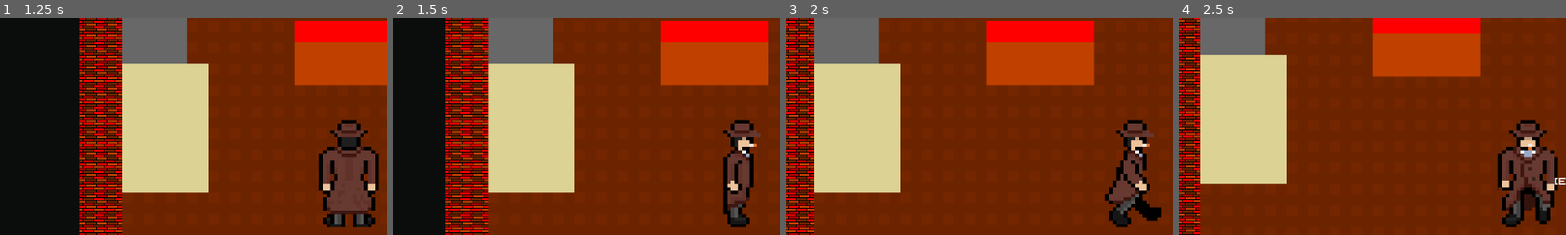
Above: before the commit, frames 1-4 (left to right).
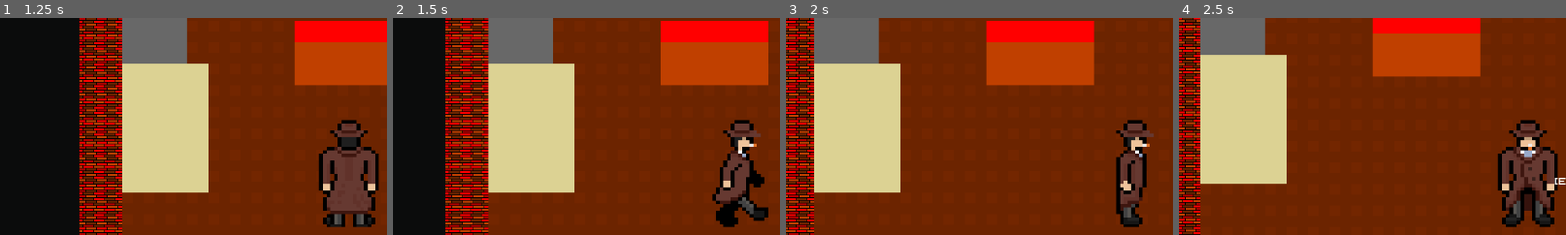
Above: after the commit, the same moments.

Repository: HuskyGameDev/2024f-team12
Game: Godot game, scene res://Scenes/main_menu.tscn
Same seed, same stepped clock (60 frames per second), same inputs: the game is played once before the commit and once after it.
Inputs:
- Up to frame 1 (1.25 s): click "Start Game" at 0.5 s
- Up to frame 2 (1.5 s): tap E (primary_action) at 1.25 s; hold D (right) from 1.28 s (still down); hold E (primary_action) from 1.28 s (still down)
- Up to frame 3 (2 s): keep holding D (right); keep holding E (primary_action)
- Up to frame 4 (2.5 s): release D (right) at 2.03 s; release E (primary_action) at 2.03 s; hold S (down) from 2.03 s (still down); tap E (primary_action) at 2.1 s
The pictures show only the part of the screen within x 5-55%, y 14-64%; the shares and areas given below are measured in that part.

Frame 1 is identical in both runs. In frame 2, 2.4% of the frame differs, in the area x 82-97%, y 60-97%; in frame 3, 2.2%; in frame 4, 0.7%.

Commit message:
Movement fixed
Fixed the issues of gliding diagonally, overly long pauses in animations, and animations continuing to play when a dialogue is in progress.

Diff:
--- a/Scenes/Characters/Player/Player.tscn
+++ b/Scenes/Characters/Player/Player.tscn
@@ -23,85 +23,73 @@
 atlas = ExtResource("6_15ekx")
 region = Rect2(0, 192, 32, 64)
 
+[sub_resource type="AtlasTexture" id="AtlasTexture_g4yr7"]
+atlas = ExtResource("6_15ekx")
+region = Rect2(32, 0, 32, 64)
+
+[sub_resource type="AtlasTexture" id="AtlasTexture_ma7n8"]
+atlas = ExtResource("6_15ekx")
+region = Rect2(64, 0, 32, 64)
+
+[sub_resource type="AtlasTexture" id="AtlasTexture_6da4l"]
+atlas = ExtResource("6_15ekx")
+region = Rect2(96, 0, 32, 64)
+
+[sub_resource type="AtlasTexture" id="AtlasTexture_dxeg5"]
+atlas = ExtResource("6_15ekx")
+region = Rect2(128, 0, 32, 64)
+
 [sub_resource type="AtlasTexture" id="AtlasTexture_cygdh"]
 atlas = ExtResource("6_15ekx")
 region = Rect2(0, 0, 32, 64)
 
-[sub_resource type="AtlasTexture" id="AtlasTexture_g4yr7"]
-atlas = ExtResource("6_15ekx")
-region = Rect2(32, 0, 32, 64)
-
-[sub_resource type="AtlasTexture" id="AtlasTexture_ma7n8"]
-atlas = ExtResource("6_15ekx")
-region = Rect2(64, 0, 32, 64)
-
-[sub_resource type="AtlasTexture" id="AtlasTexture_6da4l"]
-atlas = ExtResource("6_15ekx")
-region = Rect2(96, 0, 32, 64)
-
-[sub_resource type="AtlasTexture" id="AtlasTexture_dxeg5"]
-atlas = ExtResource("6_15ekx")
-region = Rect2(128, 0, 32, 64)
+[sub_resource type="AtlasTexture" id="AtlasTexture_pmp6m"]
+atlas = ExtResource("6_15ekx")
+region = Rect2(32, 64, 32, 64)
+
+[sub_resource type="AtlasTexture" id="AtlasTexture_sec5f"]
+atlas = ExtResource("6_15ekx")
+region = Rect2(64, 64, 32, 64)
+
+[sub_resource type="AtlasTexture" id="AtlasTexture_x71ot"]
+atlas = ExtResource("6_15ekx")
+region = Rect2(96, 64, 32, 64)
 
 [sub_resource type="AtlasTexture" id="AtlasTexture_t2dux"]
 atlas = ExtResource("6_15ekx")
 region = Rect2(0, 64, 32, 64)
 
-[sub_resource type="AtlasTexture" id="AtlasTexture_pmp6m"]
-atlas = ExtResource("6_15ekx")
-region = Rect2(32, 64, 32, 64)
-
-[sub_resource type="AtlasTexture" id="AtlasTexture_sec5f"]
-atlas = ExtResource("6_15ekx")
-region = Rect2(64, 64, 32, 64)
-
-[sub_resource type="AtlasTexture" id="AtlasTexture_x71ot"]
-atlas = ExtResource("6_15ekx")
-region = Rect2(96, 64, 32, 64)
-
-[sub_resource type="AtlasTexture" id="AtlasTexture_fark8"]
-atlas = ExtResource("6_15ekx")
-region = Rect2(128, 64, 32, 64)
+[sub_resource type="AtlasTexture" id="AtlasTexture_8skia"]
+atlas = ExtResource("6_15ekx")
+region = Rect2(32, 128, 32, 64)
+
+[sub_resource type="AtlasTexture" id="AtlasTexture_wcvq2"]
+atlas = ExtResource("6_15ekx")
+region = Rect2(64, 128, 32, 64)
+
+[sub_resource type="AtlasTexture" id="AtlasTexture_1lf7r"]
+atlas = ExtResource("6_15ekx")
+region = Rect2(96, 128, 32, 64)
 
 [sub_resource type="AtlasTexture" id="AtlasTexture_k4i15"]
 atlas = ExtResource("6_15ekx")
 region = Rect2(0, 128, 32, 64)
 
-[sub_resource type="AtlasTexture" id="AtlasTexture_8skia"]
-atlas = ExtResource("6_15ekx")
-region = Rect2(32, 128, 32, 64)
-
-[sub_resource type="AtlasTexture" id="AtlasTexture_wcvq2"]
-atlas = ExtResource("6_15ekx")
-region = Rect2(64, 128, 32, 64)
-
-[sub_resource type="AtlasTexture" id="AtlasTexture_1lf7r"]
-atlas = ExtResource("6_15ekx")
-region = Rect2(96, 128, 32, 64)
-
-[sub_resource type="AtlasTexture" id="AtlasTexture_eul56"]
-atlas = ExtResource("6_15ekx")
-region = Rect2(128, 128, 32, 64)
+[sub_resource type="AtlasTexture" id="AtlasTexture_gyi7u"]
+atlas = ExtResource("6_15ekx")
+region = Rect2(32, 192, 32, 64)
+
+[sub_resource type="AtlasTexture" id="AtlasTexture_87ouv"]
+atlas = ExtResource("6_15ekx")
+region = Rect2(64, 192, 32, 64)
+
+[sub_resource type="AtlasTexture" id="AtlasTexture_6wbow"]
+atlas = ExtResource("6_15ekx")
+region = Rect2(96, 192, 32, 64)
 
 [sub_resource type="AtlasTexture" id="AtlasTexture_11i15"]
 atlas = ExtResource("6_15ekx")
 region = Rect2(0, 192, 32, 64)
-
-[sub_resource type="AtlasTexture" id="AtlasTexture_gyi7u"]
-atlas = ExtResource("6_15ekx")
-region = Rect2(32, 192, 32, 64)
-
-[sub_resource type="AtlasTexture" id="AtlasTexture_87ouv"]
-atlas = ExtResource("6_15ekx")
-region = Rect2(64, 192, 32, 64)
-
-[sub_resource type="AtlasTexture" id="AtlasTexture_6wbow"]
-atlas = ExtResource("6_15ekx")
-region = Rect2(96, 192, 32, 64)
-
-[sub_resource type="AtlasTexture" id="AtlasTexture_t6lib"]
-atlas = ExtResource("6_15ekx")
-region = Rect2(128, 192, 32, 64)
 
 [sub_resource type="SpriteFrames" id="SpriteFrames_xm8wp"]
 animations = [{
@@ -156,19 +144,19 @@
 }, {
 "frames": [{
 "duration": 1.0,
+"texture": SubResource("AtlasTexture_g4yr7")
+}, {
+"duration": 1.0,
+"texture": SubResource("AtlasTexture_ma7n8")
+}, {
+"duration": 1.0,
+"texture": SubResource("AtlasTexture_6da4l")
+}, {
+"duration": 1.0,
+"texture": SubResource("AtlasTexture_dxeg5")
+}, {
+"duration": 1.0,
 "texture": SubResource("AtlasTexture_cygdh")
-}, {
-"duration": 1.0,
-"texture": SubResource("AtlasTexture_g4yr7")
-}, {
-"duration": 1.0,
-"texture": SubResource("AtlasTexture_ma7n8")
-}, {
-"duration": 1.0,
-"texture": SubResource("AtlasTexture_6da4l")
-}, {
-"duration": 1.0,
-"texture": SubResource("AtlasTexture_dxeg5")
 }],
 "loop": true,
 "name": &"walk_down",
@@ -176,19 +164,16 @@
 }, {
 "frames": [{
 "duration": 1.0,
+"texture": SubResource("AtlasTexture_pmp6m")
+}, {
+"duration": 1.0,
+"texture": SubResource("AtlasTexture_sec5f")
+}, {
+"duration": 1.0,
+"texture": SubResource("AtlasTexture_x71ot")
+}, {
+"duration": 1.0,
 "texture": SubResource("AtlasTexture_t2dux")
-}, {
-"duration": 1.0,
-"texture": SubResource("AtlasTexture_pmp6m")
-}, {
-"duration": 1.0,
-"texture": SubResource("AtlasTexture_sec5f")
-}, {
-"duration": 1.0,
-"texture": SubResource("AtlasTexture_x71ot")
-}, {
-"duration": 1.0,
-"texture": SubResource("AtlasTexture_fark8")
 }],
 "loop": true,
 "name": &"walk_left",
@@ -196,19 +181,16 @@
 }, {
 "frames": [{
 "duration": 1.0,
+"texture": SubResource("AtlasTexture_8skia")
+}, {
+"duration": 1.0,
+"texture": SubResource("AtlasTexture_wcvq2")
+}, {
+"duration": 1.0,
+"texture": SubResource("AtlasTexture_1lf7r")
+}, {
+"duration": 1.0,
 "texture": SubResource("AtlasTexture_k4i15")
-}, {
-"duration": 1.0,
-"texture": SubResource("AtlasTexture_8skia")
-}, {
-"duration": 1.0,
-"texture": SubResource("AtlasTexture_wcvq2")
-}, {
-"duration": 1.0,
-"texture": SubResource("AtlasTexture_1lf7r")
-}, {
-"duration": 1.0,
-"texture": SubResource("AtlasTexture_eul56")
 }],
 "loop": true,
 "name": &"walk_right",
@@ -216,19 +198,16 @@
 }, {
 "frames": [{
 "duration": 1.0,
+"texture": SubResource("AtlasTexture_gyi7u")
+}, {
+"duration": 1.0,
+"texture": SubResource("AtlasTexture_87ouv")
+}, {
+"duration": 1.0,
+"texture": SubResource("AtlasTexture_6wbow")
+}, {
+"duration": 1.0,
 "texture": SubResource("AtlasTexture_11i15")
-}, {
-"duration": 1.0,
-"texture": SubResource("AtlasTexture_gyi7u")
-}, {
-"duration": 1.0,
-"texture": SubResource("AtlasTexture_87ouv")
-}, {
-"duration": 1.0,
-"texture": SubResource("AtlasTexture_6wbow")
-}, {
-"duration": 1.0,
-"texture": SubResource("AtlasTexture_t6lib")
 }],
 "loop": true,
 "name": &"walk_up",
@@ -247,8 +226,9 @@
 position = Vector2(2, -38.25)
 scale = Vector2(2.78125, 2.49219)
 sprite_frames = SubResource("SpriteFrames_xm8wp")
-animation = &"Idle_down"
+animation = &"walk_up"
 autoplay = "Placeholder"
+frame_progress = 0.985817
 
 [node name="Player Hitbox" type="CollisionShape2D" parent="."]
 position = Vector2(1, 7)
--- a/Scenes/Characters/Player/Scripts/player.gd
+++ b/Scenes/Characters/Player/Scripts/player.gd
@@ -6,6 +6,16 @@
 var moving = false
 var movdir = 0
 @onready var text_box = $"../Cutscene1"
+
+enum direction
+{
+	LEFT,
+	RIGHT,
+	UP,
+	DOWN
+}
+
+var curdir = direction.UP
 
 # Called when the node enters the scene tree for the first time.
 func _ready() -> void:
@@ -24,21 +34,34 @@
 
 
 		# Movement Animations Shenanigans
-		if(!Input.is_anything_pressed()):
-			if(Input.is_action_just_released("down")):
+		if(!Input.is_action_pressed("down") && !Input.is_action_pressed("up") && !Input.is_action_pressed("left") && !Input.is_action_pressed("right")):
+			if(curdir == direction.DOWN):
 				$"Player Sprite".play("Idle_down")
-			if(Input.is_action_just_released("up")):
+			if(curdir == direction.UP):
 				$"Player Sprite".play("Idle_up")
-			if(Input.is_action_just_released("left")):
+			if(curdir == direction.LEFT):
 				$"Player Sprite".play("Idle_left")
-			if(Input.is_action_just_released("right")):
+			if(curdir == direction.RIGHT):
 				$"Player Sprite".play("Idle_right")
 
 		if(Input.is_action_pressed("down")):
 			$"Player Sprite".play("walk_down")
+			curdir = direction.DOWN
 		if(Input.is_action_pressed("up")):
 			$"Player Sprite".play("walk_up")
-		if(Input.is_action_pressed("left")):
+			curdir = direction.UP
+		if(Input.is_action_pressed("left") && !Input.is_action_pressed("down") && !Input.is_action_pressed("up")):
 			$"Player Sprite".play("walk_left")
-		if(Input.is_action_pressed("right")):
+			curdir = direction.LEFT
+		if(Input.is_action_pressed("right") && !Input.is_action_pressed("down") && !Input.is_action_pressed("up")):
 			$"Player Sprite".play("walk_right")
+			curdir = direction.RIGHT
+	else:
+		if(curdir == direction.DOWN):
+			$"Player Sprite".play("Idle_down")
+		if(curdir == direction.UP):
+			$"Player Sprite".play("Idle_up")
+		if(curdir == direction.LEFT):
+			$"Player Sprite".play("Idle_left")
+		if(curdir == direction.RIGHT):
+			$"Player Sprite".play("Idle_right")
--- a/Scenes/Cutscenes/Textbox/Cutscene1.tscn
+++ b/Scenes/Cutscenes/Textbox/Cutscene1.tscn
@@ -82,5 +82,6 @@
 autowrap_mode = 3
 
 [node name="LOM" parent="." instance=ExtResource("3_ar5fk")]
+visible = false
 position = Vector2(576, 558)
 scale = Vector2(2, 2)
--- a/Scenes/Interactions/LevelOneInteractables/scripts/desk_interaction.gd
+++ b/Scenes/Interactions/LevelOneInteractables/scripts/desk_interaction.gd
@@ -21,7 +21,7 @@
 	text_box.queue_cutscene("Woman", 0, "*frantically crying*")
 	#QTE? text box game?
 	# TEST
-	text_box.queue_cutscene("Quick!", 3, "")
+	# text_box.queue_cutscene("Quick!", 3, "")
 	# TEST
 	text_box.queue_cutscene("Moreau", 0, "\"What can you tell me about your husband Tony?\"")
 	text_box.queue_cutscene("Woman", 0, "\"I think he got involved with some bad people. We run a restaurant together, and we’ve fallen on tough times lately.\"")
Not shown: 1 places in Scenes/Characters/Player/Player.tscn that only renumber resources
